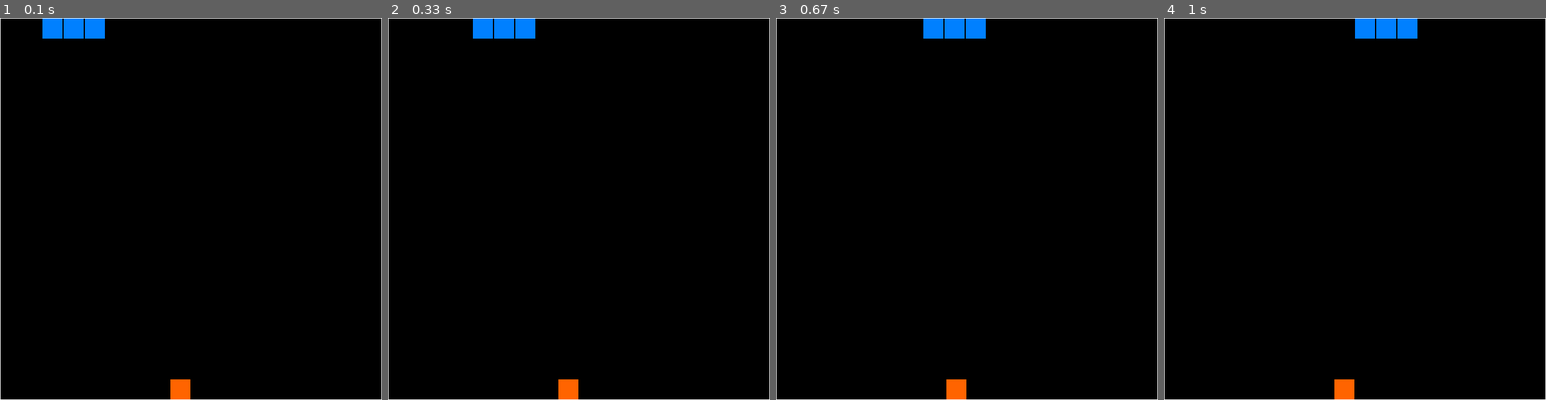
Above: before the commit, frames 1-4 (left to right).
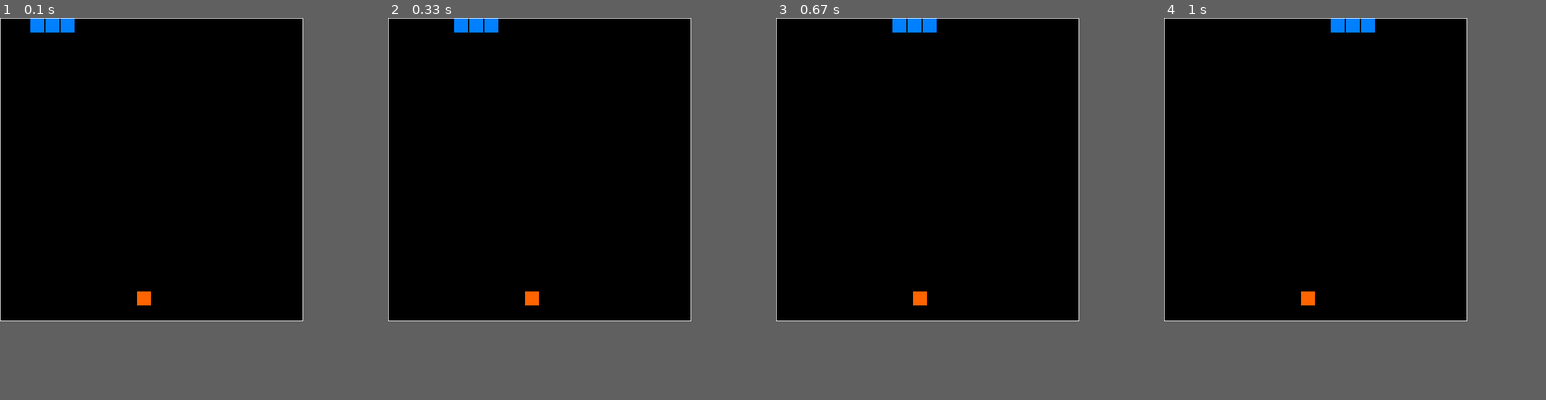
Above: after the commit, the same moments.

Repository: graham-riches/snake-game
Game: pygame game, started from app_runner.py
Two runs of this game, one before a commit and one after it. Both use one fixed random seed, a clock stepped at 60 frames per second and the inputs below.
Inputs:
- Up to frame 1 (0.1 s): no input
- Up to frame 2 (0.33 s): no input
- Up to frame 3 (0.67 s): tap Enter at 0.33 s
- Up to frame 4 (1 s): no input
In our replay, the window is 630x630 before the commit and 500x500 after it. These sizes can differ from the game's own. Grey fills any space a smaller window leaves; there, only what the larger window draws over its background counts as a difference.

The runs differ from the first frame. In frame 1, 1.7% of the frame differs, in the area x 0-100%, y 0-100%; in frame 2, 1.8%; in frame 3, 2.0%; in frame 4, 1.9%.

Commit message:
Fixed rendering glitches and added collision detection.

Diff:
--- a/app_runner.py
+++ b/app_runner.py
@@ -45,8 +45,8 @@
         return (self.snake.segment_y[i]*20)+100+1
 
     def generate_food(self):
-        self.food_x = rd.randint(0, self.grid-1)
-        self.food_y = rd.randint(0, self.grid-1)
+        self.food_x = rd.randint(1, self.grid-2)
+        self.food_y = rd.randint(1, self.grid-2)
 
     def init_game(self, speed_modifier):
         """
@@ -88,6 +88,9 @@
         if self.snake.segment_y[0] < 0:
                 valid = False
         if self.snake.segment_y[0] == self.grid -1:
+                valid = False
+        for i in range(1, self.snake.segments):
+            if self.snake.segment_x[0] == self.snake.segment_x[i] and self.snake.segment_y[0] == self.snake.segment_y[i]:
                 valid = False
         return valid
 
@@ -176,6 +179,7 @@
                         segment_direction = self.directions['right']
                 self.render_segment(self.snake.segment_x[i], self.snake.segment_y[i], segment_direction, j)
             pygame.display.flip()
+            pygame.time.delay(self.speed_modifier)
 
     def render_food(self):
         """
@@ -208,11 +212,10 @@
             self.update_snake_movement()
             alive = self.check_inbounds()
             self.check_got_food()
-            self.wait_ticks()  # wait for one event period.
 
 
 
 if __name__ == '__main__':
-    snake_game = SnakeGame(scaling_factor=35, grid_size=18)
-    snake_game.init_game(8)
+    snake_game = SnakeGame(scaling_factor=25, grid_size=20)
+    snake_game.init_game(4)
     snake_game.snake_runner()
